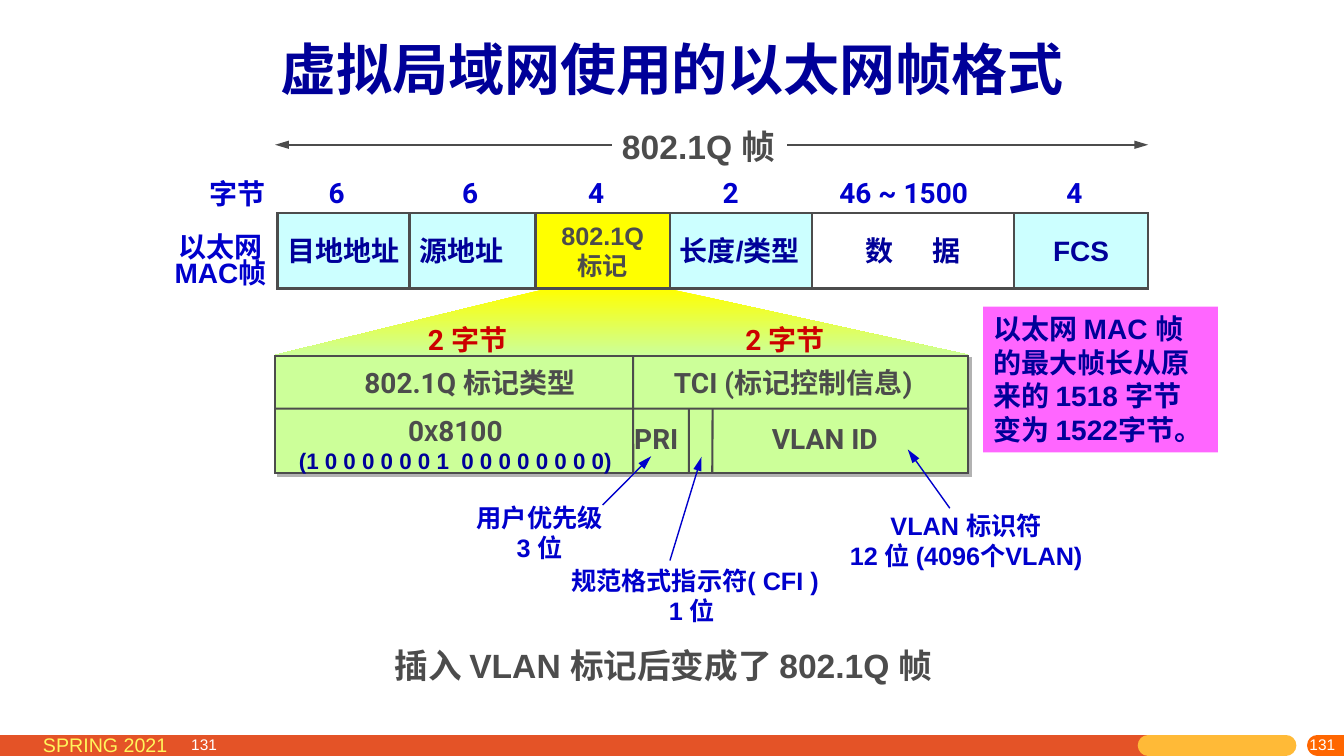
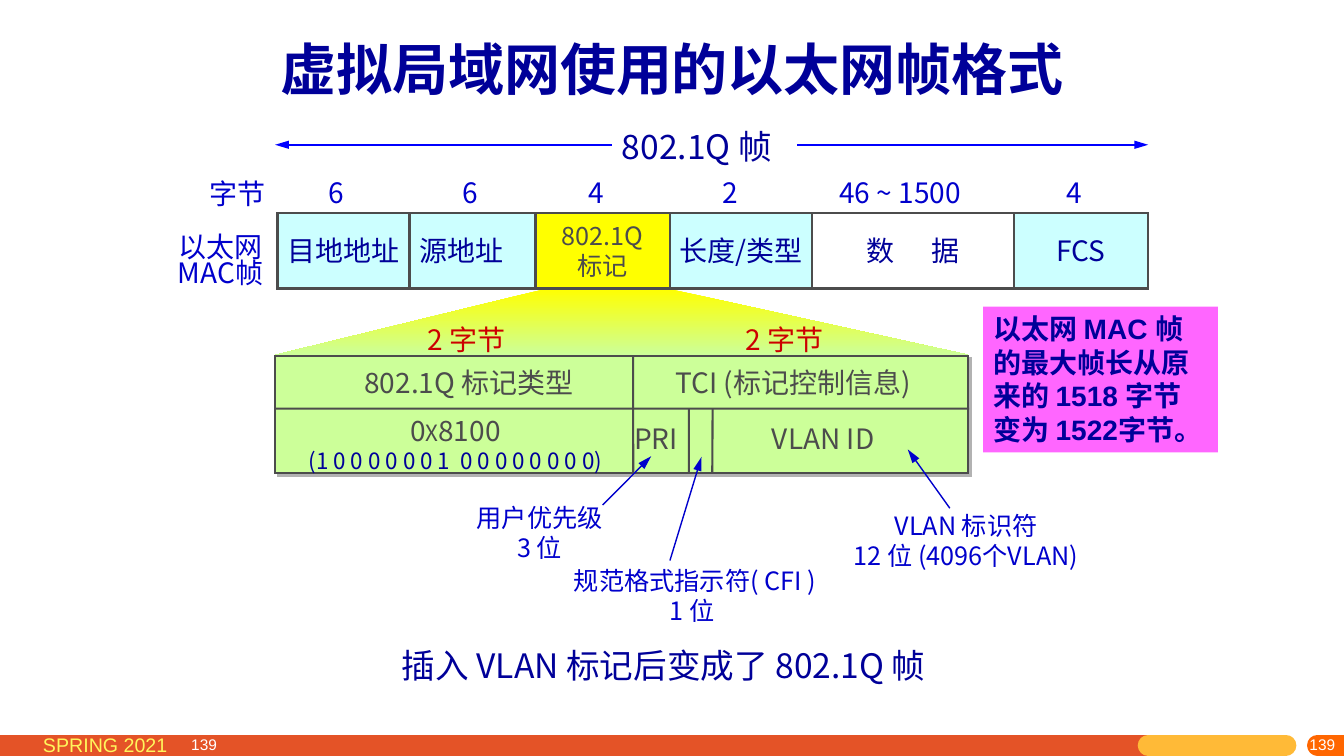
Before and after one commit to network-whu/2021, a slide deck: slide 139 of slides/instruction/03.pptx (slide 131 before the commit). Drawn at 1344x756 pixels with LibreOffice and Linux fonts; fonts in the diff are those of the drawing. Boxes give left, top, right and bottom in pixels: in the first picture for what was removed or moved away, otherwise in the second. Text is boxed around its words. In the diff, an @@ line names an element or a change of style, - is before the commit and + after.

```diff
--- a/slides/instruction/03.pptx
+++ b/slides/instruction/03.pptx
@@ double arrow (275, 145) - (1148, 145): stroke #4C4C4C 1.5 pt to #0000FF 1.5 pt @@
@@ text "802.1Q 帧" at box(622, 130, 772, 165): font Arial to Noto Sans CJK SC, text colour #4C4C4C to #000099, bold off @@
@@ font Arial to Noto Sans CJK SC, bold off in 11 elements at box(210, 180, 266, 207), box(854, 513, 1078, 570), box(477, 504, 603, 559), box(574, 568, 801, 622), box(277, 213, 409, 288), box(409, 213, 535, 288), box(535, 213, 669, 288), box(670, 213, 813, 288), box(813, 213, 1014, 288), box(1014, 213, 1148, 288), box(178, 233, 263, 286) @@
@@ text "0X8100" at box(309, 451, 602, 475): font Roboto to Noto Sans CJK SC in "0X8100"; bold off; font Arial to Noto Sans CJK SC in "(1 0 0 0 0 0 0 ..." @@
@@ font Roboto to Noto Sans CJK SC, bold off in 12 elements at box(329, 182, 345, 204), box(462, 182, 478, 204), box(723, 182, 739, 203), box(1066, 182, 1082, 203), box(588, 182, 604, 203), box(428, 326, 506, 358), box(745, 326, 823, 358), box(364, 369, 574, 398), box(675, 369, 911, 399), box(772, 428, 874, 449), box(839, 182, 961, 204), box(634, 428, 678, 457) @@
@@ text "插入 VLAN 标记后变成了 802.1Q 帧" at box(402, 649, 926, 684): font Arial to Noto Sans CJK SC, text colour #4C4C4C to #000099, bold off @@
@@ page number at box(191, 739, 217, 750): text changed @@
-131
+139
@@ page number at box(1085, 738, 1344, 756): text changed @@
-131
+139
@@ page number at box(1308, 737, 1334, 753): text changed @@
-131
+139
@@ page number at box(1325, 739, 1344, 750): text changed @@
-131
+139
```
Also in this commit, not shown: 20 other slides changed, 8 slides added, 33 other files.
